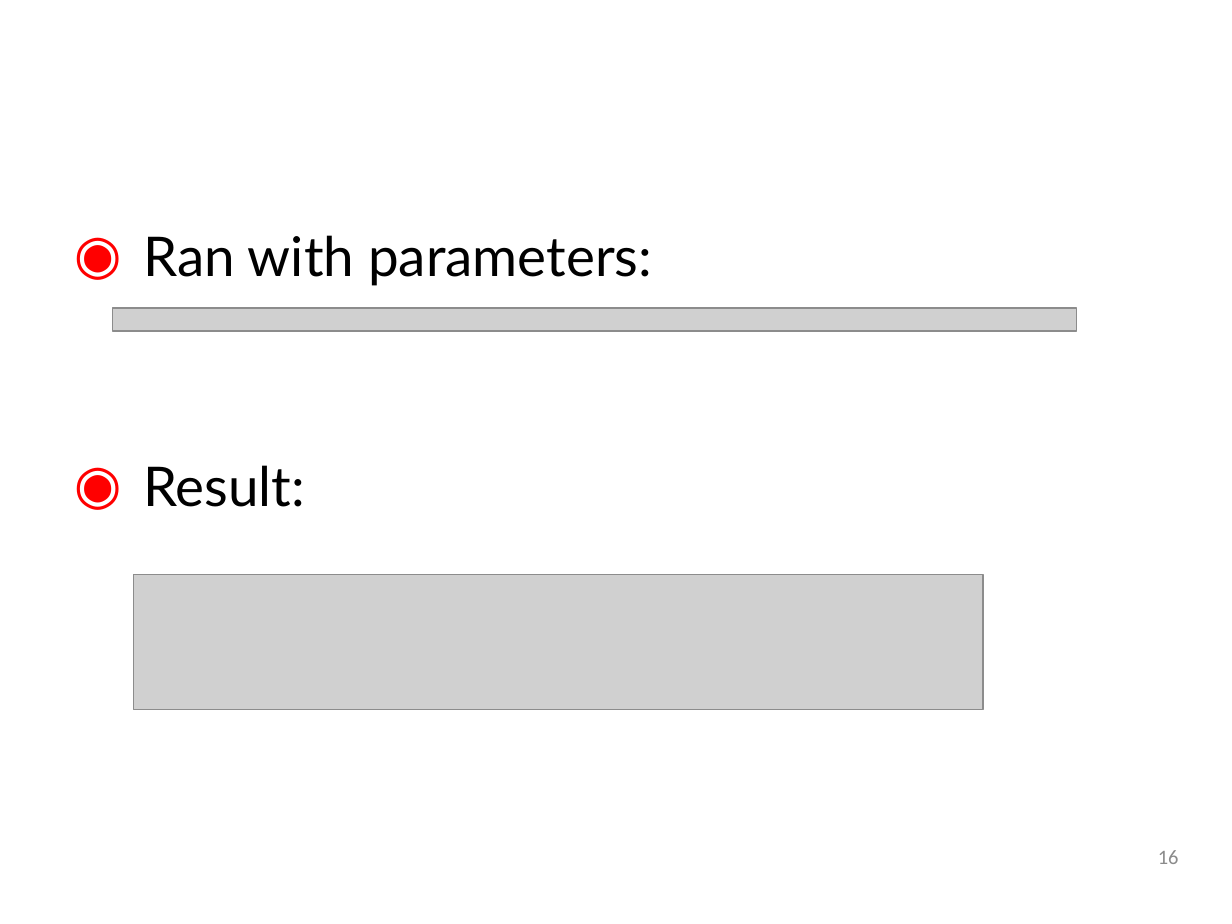
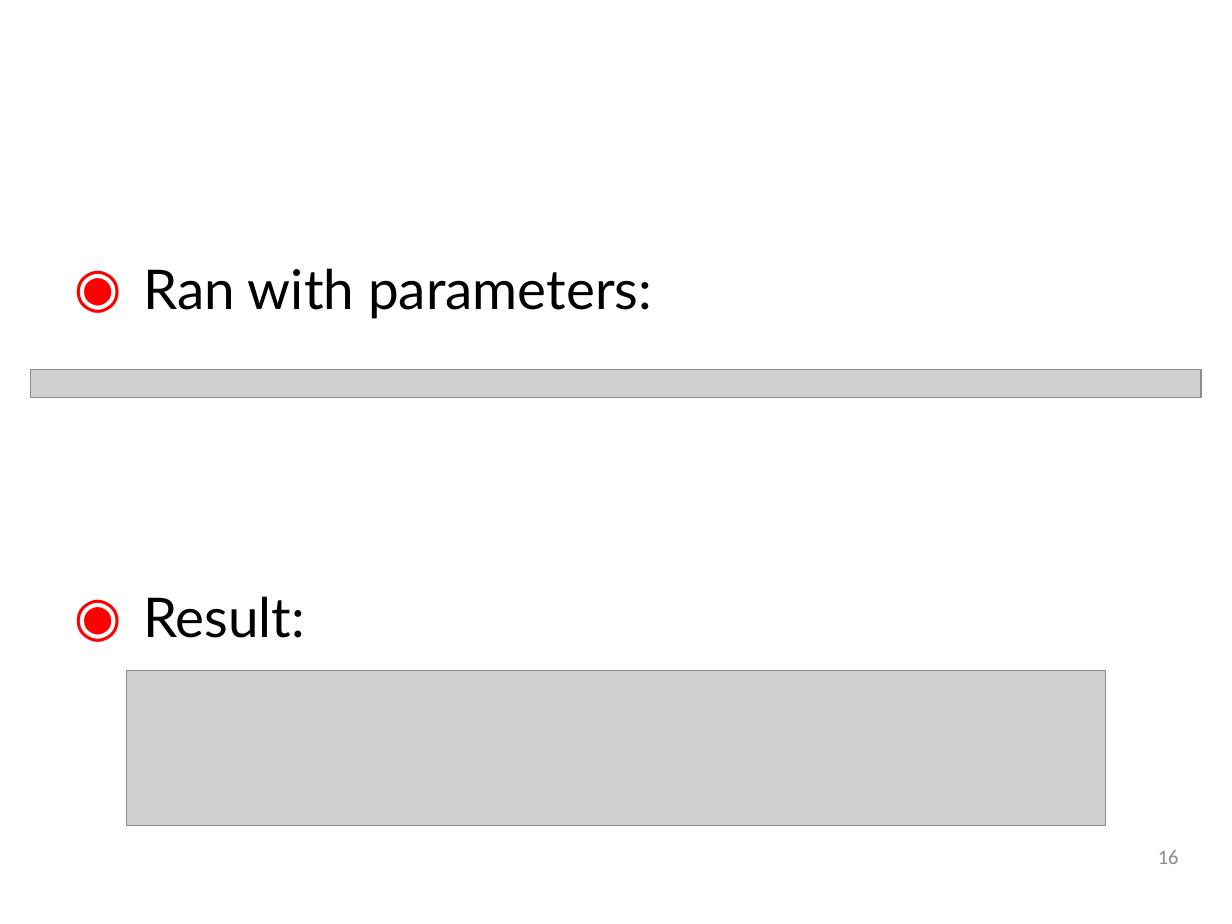
Before and after one commit to SpacemanRiff/spring-semester-project, a slide deck: slide 16 of powerpoints/Sprint 4.pptx. Drawn at 1232x924 pixels with LibreOffice and Linux fonts; fonts in the diff are those of the drawing; grey boxes stand for pictures; background and template pictures are left out. Boxes give left, top, right and bottom in pixels: in the first picture for what was removed or moved away, otherwise in the second. Text is boxed around its words. In the diff, an @@ line names an element or a change of style, - is before the commit and + after.

```diff
--- a/powerpoints/Sprint 4.pptx
+++ b/powerpoints/Sprint 4.pptx
@@ text "Ran with parameters:" at (143,268,652,638): line spacing 1 to 1.5 @@
@@ picture: place and size @@
-picture at (113,308,1077,331)
+picture at (31,370,1201,398)
@@ picture: place and size @@
-picture at (133,575,983,710)
+picture at (127,670,1106,825)
```
Also in this commit, not shown: 10 other slides changed.
